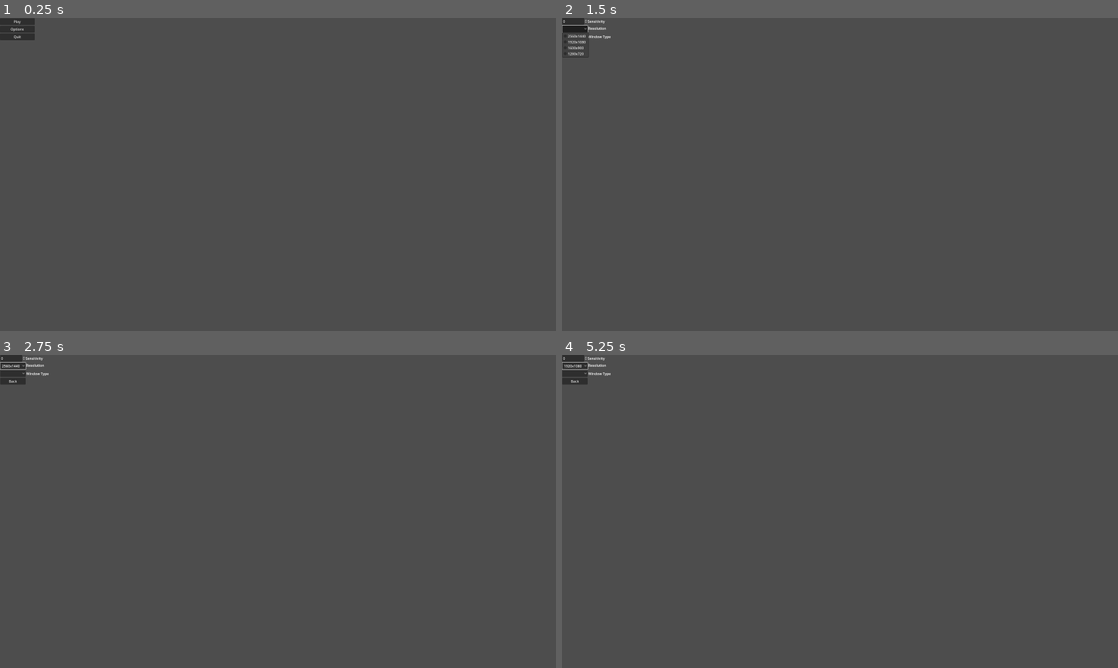
Above: before the commit, frames 1-4 (two rows, left to right).
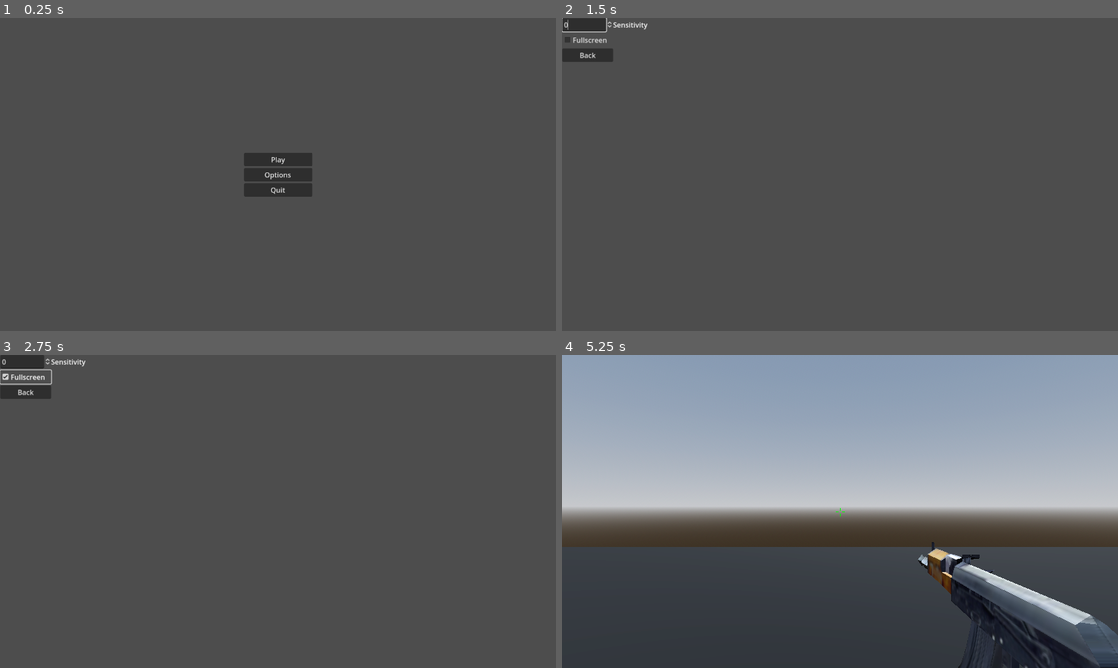
Above: after the commit, the same moments.

Repository: Adnanafg/GASpel
Game: Godot game, scene res://Scenes/main_menu.tscn
The game is run twice, just before and just after one commit, with the same random seed, the same clock (stepped at 60 frames per second) and the same inputs.
Inputs (mouse positions are in pixels of both pictures, inside the frame that each line leads up to):
- Up to frame 1 (0.25 s): no input
- Up to frame 2 (1.5 s): click "Options" at 0.5 s; click (573, 30) at 1.27 s
- Up to frame 3 (2.75 s): click (11, 373) at 2.02 s
- Up to frame 4 (5.25 s): click (573, 367) at 2.75 s, where only the run before the commit has a clickable "2560x1440"; click "Back" at 3.5 s; click (573, 367) at 4.25 s, where only the run before the commit has a clickable "1920x1080"; click (840, 495) at 5 s, where only the run after the commit has a clickable "Play"

The runs differ from the first frame. In frame 1, 1.9% of the frame differs, in the area x 0-57%, y 0-58%; in frame 2, 0.7%; in frame 3, 1.0%; in frame 4, 72%, in the area x 0-100%, y 0-100%.

Commit message:
pause, unpausing work on save state and ui next

Diff:
--- a/Scenes/level 1.tscn
+++ b/Scenes/level 1.tscn
@@ -1,6 +1,7 @@
-[gd_scene load_steps=13 format=3 uid="uid://bgt4xny6dwyap"]
+[gd_scene load_steps=14 format=3 uid="uid://bgt4xny6dwyap"]
 
 [ext_resource type="Script" path="res://Scripts/level_1.gd" id="1_ox378"]
+[ext_resource type="PackedScene" uid="uid://c3xjf8qprn8w2" path="res://Scenes/main_menu.tscn" id="2_c1keg"]
 [ext_resource type="PackedScene" uid="uid://b83xuyrrc1kva" path="res://Scenes/enemy.tscn" id="2_skxeu"]
 [ext_resource type="PackedScene" uid="uid://ypmseu0myrtk" path="res://Scenes/player.tscn" id="3_85hsc"]
 [ext_resource type="PackedScene" uid="uid://dscvlaflyefe3" path="res://Scenes/healthpack.tscn" id="3_yhs5l"]
@@ -86,4 +87,12 @@
 [node name="Healthpack4" parent="." instance=ExtResource("3_yhs5l")]
 transform = Transform3D(-1, 8.74073e-08, 1.64626e-09, -8.74073e-08, -0.999291, -0.0376553, -1.64626e-09, -0.0376553, 0.999291, -13.2678, 1.00645, 13.1484)
 
+[node name="MainMenu" parent="." instance=ExtResource("2_c1keg")]
+process_mode = 3
+visible = false
+offset_left = 148.992
+offset_top = 334.773
+offset_right = 148.992
+offset_bottom = 334.773
+
 [connection signal="enemy_died" from="Enemy" to="RespawnManager" method="_on_enemy_dead"]
--- a/Scenes/main_menu.tscn
+++ b/Scenes/main_menu.tscn
@@ -4,23 +4,34 @@
 
 [node name="MainMenu" type="Control"]
 layout_mode = 3
-anchors_preset = 15
-anchor_right = 1.0
-anchor_bottom = 1.0
-offset_top = 1.0
-offset_bottom = 1.0
+anchors_preset = 8
+anchor_left = 0.5
+anchor_top = 0.5
+anchor_right = 0.5
+anchor_bottom = 0.5
 grow_horizontal = 2
 grow_vertical = 2
+scale = Vector2(1.5, 1.5)
 script = ExtResource("1_y0oe0")
 metadata/_edit_use_anchors_ = true
 
 [node name="MarginContainer" type="MarginContainer" parent="."]
-layout_mode = 0
-offset_right = 160.0
-offset_bottom = 251.0
+layout_mode = 1
+anchors_preset = 8
+anchor_left = 0.5
+anchor_top = 0.5
+anchor_right = 0.5
+anchor_bottom = 0.5
+offset_left = -78.5
+offset_top = -50.5
+offset_right = 78.5
+offset_bottom = 50.5
+grow_horizontal = 2
+grow_vertical = 2
 
 [node name="VBoxContainer" type="VBoxContainer" parent="MarginContainer"]
 layout_mode = 2
+size_flags_vertical = 4
 
 [node name="Play" type="Button" parent="MarginContainer/VBoxContainer"]
 layout_mode = 2
--- a/Scenes/options_menu.tscn
+++ b/Scenes/options_menu.tscn
@@ -2,7 +2,7 @@
 
 [ext_resource type="Script" path="res://Scripts/options_menu.gd" id="1_ybe2t"]
 
-[node name="MainMenu" type="Control"]
+[node name="Options_Menu" type="Control"]
 layout_mode = 3
 anchors_preset = 15
 anchor_right = 1.0
@@ -11,6 +11,7 @@
 offset_right = 1.0
 grow_horizontal = 2
 grow_vertical = 2
+scale = Vector2(1.5, 1.5)
 script = ExtResource("1_ybe2t")
 
 [node name="MarginContainer" type="MarginContainer" parent="."]
@@ -24,25 +25,9 @@
 [node name="Sensitivty" type="SpinBox" parent="MarginContainer/VBoxContainer"]
 layout_mode = 2
 
-[node name="Resolution" type="OptionButton" parent="MarginContainer/VBoxContainer"]
+[node name="FullScreen" type="CheckBox" parent="MarginContainer/VBoxContainer"]
 layout_mode = 2
-item_count = 4
-popup/item_0/text = "2560x1440"
-popup/item_0/id = 1
-popup/item_1/text = "1920x1080"
-popup/item_1/id = 2
-popup/item_2/text = "1600x900"
-popup/item_2/id = 3
-popup/item_3/text = "1280x720"
-popup/item_3/id = 4
-
-[node name="Window Type" type="OptionButton" parent="MarginContainer/VBoxContainer"]
-layout_mode = 2
-item_count = 2
-popup/item_0/text = "Fullscreen"
-popup/item_0/id = 1
-popup/item_1/text = "Windowed"
-popup/item_1/id = 2
+text = "Fullscreen"
 
 [node name="Back" type="Button" parent="MarginContainer/VBoxContainer"]
 layout_mode = 2
@@ -50,6 +35,7 @@
 "
 
 [node name="RichTextLabel" type="RichTextLabel" parent="."]
+process_mode = 1
 layout_mode = 0
 offset_left = 117.0
 offset_top = 4.0
@@ -57,24 +43,8 @@
 offset_bottom = 44.0
 text = "Sensitivity
 "
-
-[node name="RichTextLabel2" type="RichTextLabel" parent="."]
-layout_mode = 0
-offset_left = 120.0
-offset_top = 36.0
-offset_right = 243.0
-offset_bottom = 76.0
-text = "Resolution"
-
-[node name="RichTextLabel3" type="RichTextLabel" parent="."]
-layout_mode = 0
-offset_left = 120.0
-offset_top = 74.0
-offset_right = 263.0
-offset_bottom = 114.0
-text = "Window Type"
+metadata/_edit_use_anchors_ = true
 
 [connection signal="value_changed" from="MarginContainer/VBoxContainer/Sensitivty" to="." method="_on_sensitivty_value_changed"]
-[connection signal="item_selected" from="MarginContainer/VBoxContainer/Resolution" to="." method="_on_resolution_item_selected"]
-[connection signal="item_selected" from="MarginContainer/VBoxContainer/Window Type" to="." method="_on_window_type_item_selected"]
+[connection signal="toggled" from="MarginContainer/VBoxContainer/FullScreen" to="." method="_on_full_screen_toggled"]
 [connection signal="pressed" from="MarginContainer/VBoxContainer/Back" to="." method="_on_back_pressed"]
--- a/Scripts/Player.gd
+++ b/Scripts/Player.gd
@@ -52,7 +52,7 @@
 
 func _unhandled_input(event):
 #Detta är en funktion som gör att när jag trycker "ESC" så visar den mitt mus pekare
-	if event.is_action_pressed("ui_cancel"):
+	if event.is_action_pressed("pause"):
 		Input.set_mouse_mode(Input.MOUSE_MODE_VISIBLE)
 #Detta är en funktion som gör att när jag trycker vänster click på musen så låser den in mitt mus in i skärmen
 	if event.is_action_pressed("left_click"):
--- a/Scripts/Respawn_manager.gd
+++ b/Scripts/Respawn_manager.gd
@@ -13,7 +13,7 @@
 
 
 func _on_enemy_dead(_param):
-	print("Enemy died starting respawn timer.")
+	print("starting respawn timer.")
 	var timer = Timer.new()
 	timer.wait_time = respawn_delay
 	timer.timeout.connect(_on_enemytimer_timeout)
--- a/Scripts/level_1.gd
+++ b/Scripts/level_1.gd
@@ -1,6 +1,9 @@
 extends Node3D
+@onready var main_menu: Control = $MainMenu
+@onready var player: player = $player
 
-@onready var player: player = $player
+
+
 
 func _physics_process(delta):
 	get_tree().call_group("enemy", "target_location_update", player.global_transform.origin)
--- a/Scripts/main_menu.gd
+++ b/Scripts/main_menu.gd
@@ -1,5 +1,5 @@
 extends Control
-
+@onready var MainMenu: Control = $"."
 
 
 func _on_play_pressed() -> void:
@@ -12,3 +12,22 @@
 
 func _on_quit_pressed() -> void:
 	get_tree().quit()
+
+func _process(delta):
+	if Input.is_action_just_pressed("pause"):
+		toggle_pause()
+
+func toggle_pause():
+	if get_tree().paused:
+	# Unpause the game
+		print("Unpausing game")
+		Input.set_mouse_mode(Input.MOUSE_MODE_CAPTURED)
+		MainMenu.hide()
+		get_tree().paused = false
+	else:
+	# Pause the game
+		print("Pausing game")
+		Input.set_mouse_mode(Input.MOUSE_MODE_VISIBLE)
+		MainMenu.show()
+		print("Game paused state:", get_tree().paused)
+		get_tree().paused = true
--- a/Scripts/options_menu.gd
+++ b/Scripts/options_menu.gd
@@ -1,6 +1,4 @@
 extends Control
-
-
 
 func _on_back_pressed() -> void:
 	get_tree().change_scene_to_file("res://Scenes/main_menu.tscn")
@@ -10,23 +8,16 @@
 	pass # Replace with function body.
 
 
-
-func _on_resolution_item_selected(index: int) -> void:
-	match index:
-
-		0:
-			DisplayServer.window_set_size(Vector2i(2560, 1440))
-		1:
-			DisplayServer.window_set_size(Vector2i(1920, 1080))
-		2:
-			DisplayServer.window_set_size(Vector2i(1600, 900))
-		3:
-			DisplayServer.window_set_size(Vector2i(1280, 720))
-
-
 func _on_window_type_item_selected(index: int) -> void:
 	match index:
 		0:
 			DisplayServer.window_set_mode(DisplayServer.WINDOW_MODE_FULLSCREEN)
 		1:
 			DisplayServer.window_set_mode(DisplayServer.WINDOW_MODE_WINDOWED)
+
+
+func _on_full_screen_toggled(toggled_on: bool) -> void:
+	if toggled_on:
+		DisplayServer.window_set_mode(DisplayServer.WINDOW_MODE_FULLSCREEN)
+	else:
+		DisplayServer.window_set_mode(DisplayServer.WINDOW_MODE_WINDOWED)
--- a/project.godot
+++ b/project.godot
@@ -17,8 +17,8 @@
 
 [display]
 
-window/size/viewport_width=2560
-window/size/viewport_height=1440
+window/size/viewport_width=1920
+window/size/viewport_height=1080
 window/stretch/mode="viewport"
 
 [filesystem]
